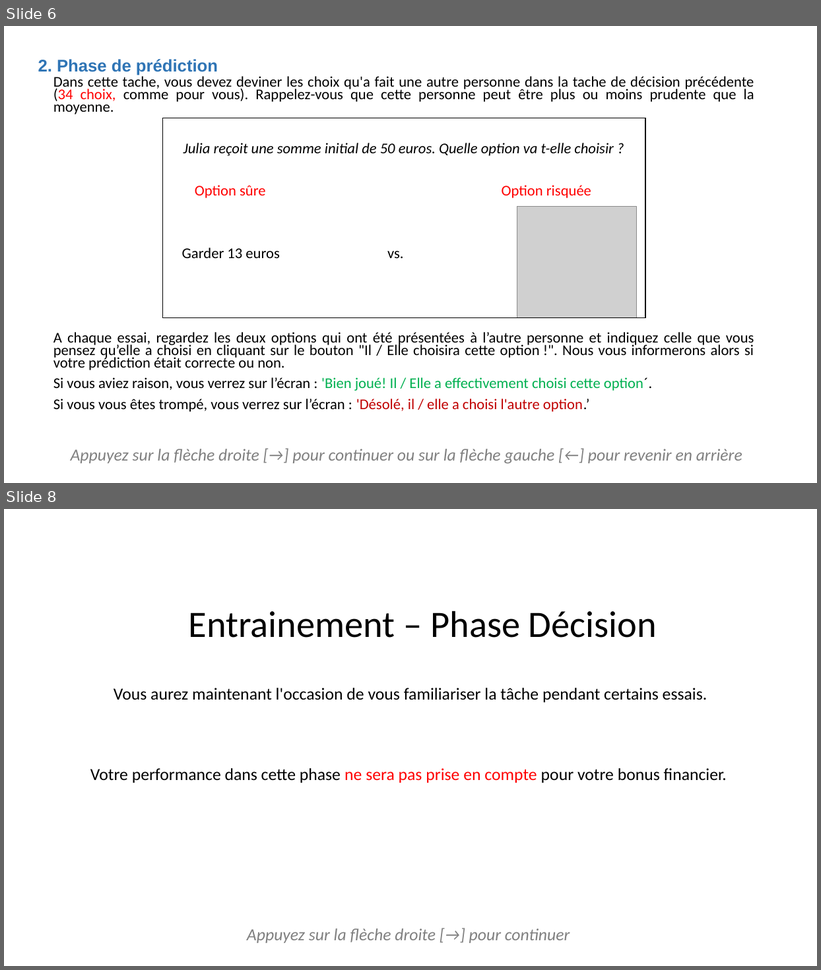
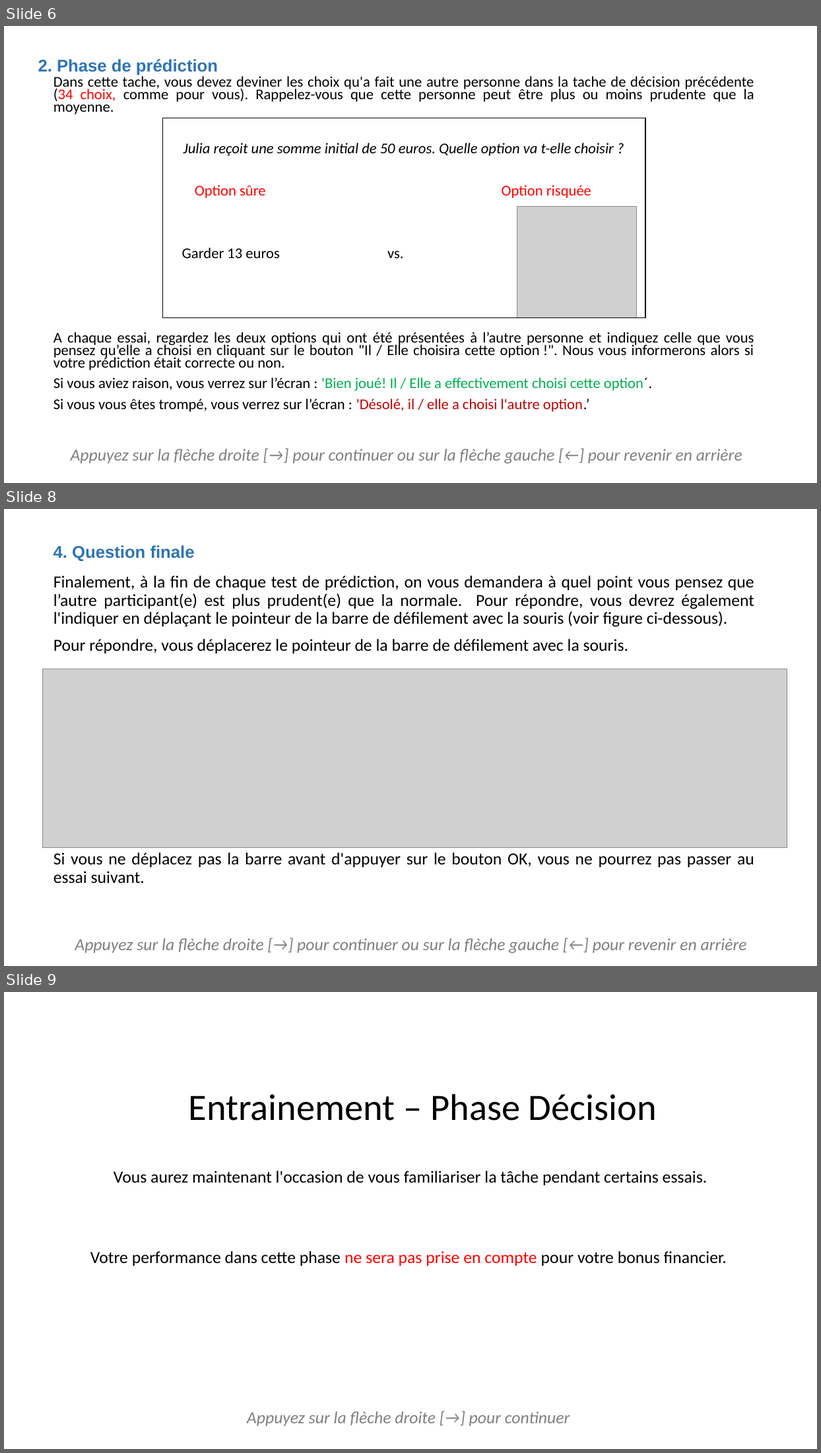
Before and after one commit to MBB-team/Online_Testing, a slide deck: DPD_task/stimuli/instructions/instructionsDPD.pptx. Shown one above the other, each under a label of ours: slides 6 and 8 before the commit, slides 6, 8 and 9 after it; the slides between them are not shown. The pictures are 821x970 and 821x1453 pixels, drawn with LibreOffice and Linux fonts; fonts in the diff are those of the drawing; grey boxes stand for pictures. Boxes give left, top, right and bottom in pixels: in the first picture for what was removed or moved away, otherwise in the second. Text is boxed around its words. In the diff, an @@ line names an element or a change of style, - is before the commit and + after.

```diff
--- a/DPD_task/stimuli/instructions/instructionsDPD.pptx
+++ b/DPD_task/stimuli/instructions/instructionsDPD.pptx
@@ slide 8 added at (x1=4, y1=509, x2=817, y2=966), background #FFFFFF @@
@@ text added at (x1=54, y1=545, x2=195, y2=561), 20 pt, text #2E74B5, bold @@
+4. Question finale
@@ text added at (x1=54, y1=576, x2=754, y2=884), 20 pt, text #000000 @@
+Finalement, à la fin de chaque test de prédiction, on vous demandera à quel point vous pensez que l’autre participant(e) est plus prudent(e) que la normale. Pour répondre, vous devrez également l'indiquer en déplaçant le pointeur de la barre de défilement avec la souris (voir figure ci-dessous).
+Pour répondre, vous déplacerez le pointeur de la barre de défilement avec la souris.
+Si vous ne déplacez pas la barre avant d'appuyer sur le bouton OK, vous ne pourrez pas passer au essai suivant.
@@ picture added at (x1=42, y1=669, x2=787, y2=848) @@
@@ text added at (x1=75, y1=939, x2=747, y2=954), 20 pt, text #808080, italic @@
+Appuyez sur la flèche droite [→] pour continuer ou sur la flèche gauche [←] pour revenir en arrière
@@ what was slide 8 is now slide 9 @@
```
Also in this commit, not shown: 1 slide changed, 4 other files.
